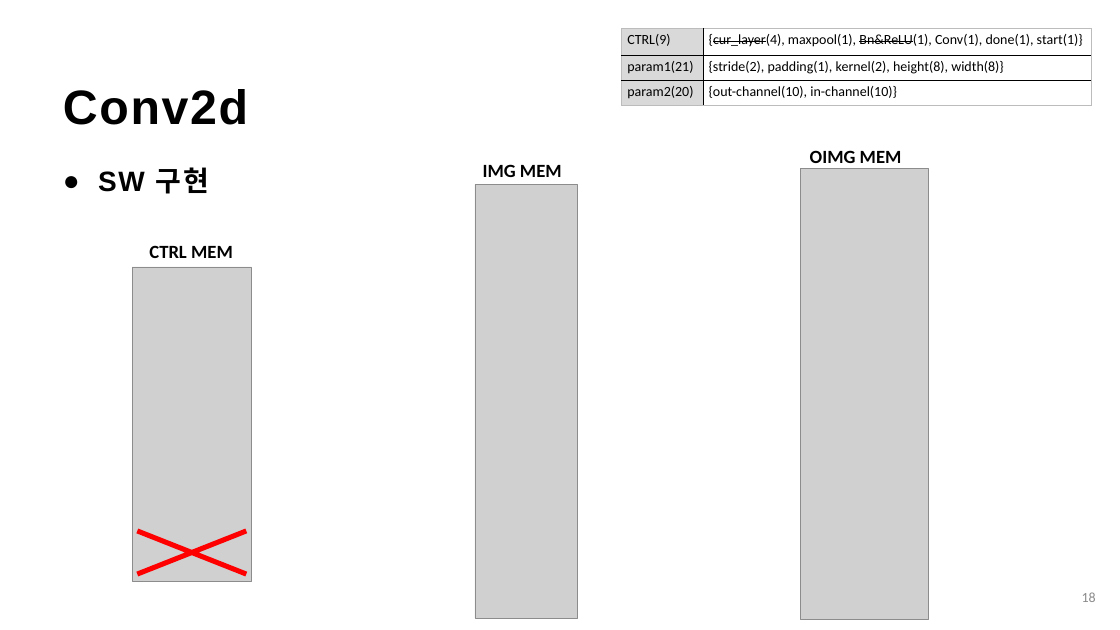
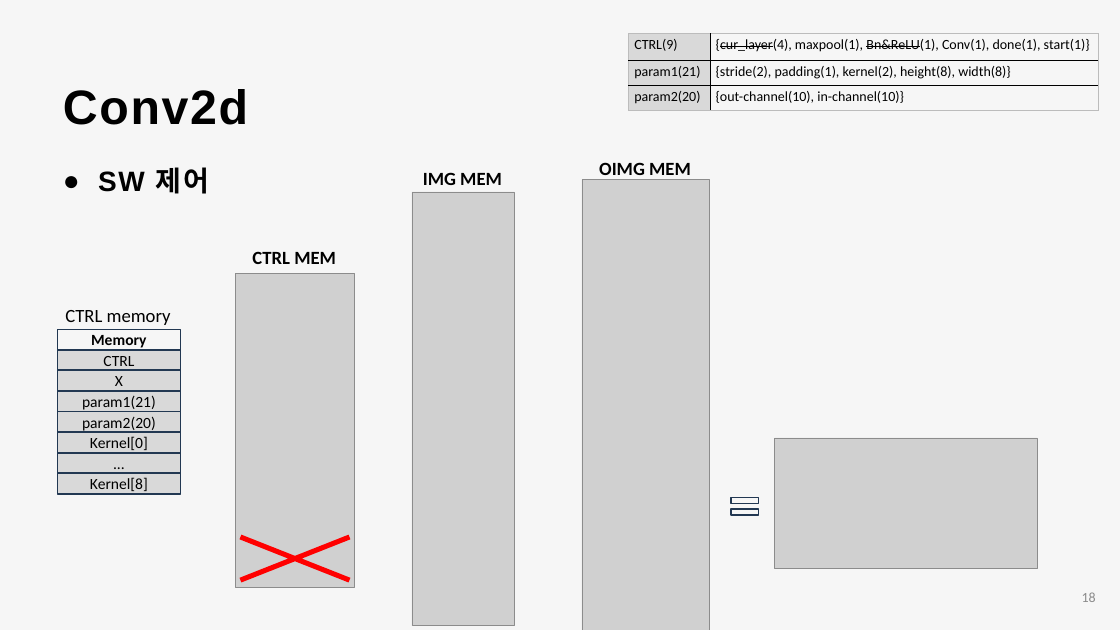
Before and after one commit to Kkumteulyi/2024-CapStone, a slide deck: slide 18 of 캡스톤_(정윤혁,차동근)_1208.pptx. Drawn at 1120x630 pixels with LibreOffice and Linux fonts; fonts in the diff are those of the drawing; grey boxes stand for pictures. Boxes give left, top, right and bottom in pixels: in the first picture for what was removed or moved away, otherwise in the second. Text is boxed around its words. In the diff, an @@ line names an element or a change of style, - is before the commit and + after.

```diff
--- a/캡스톤_(정윤혁,차동근)_1208.pptx
+++ b/캡스톤_(정윤혁,차동근)_1208.pptx
@@ background #FFFFFF to #F6F6F6 @@
@@ table: place and size @@
-table at box(622, 28, 1091, 105)
+table at box(629, 34, 1098, 111)
@@ text at box(98, 167, 209, 194): text changed @@
-● SW 구현
+● SW 제어
@@ text "IMG MEM": place and size @@
-text "IMG MEM" at box(483, 164, 562, 177)
+text "IMG MEM" at box(423, 172, 502, 185)
@@ text "OIMG MEM" rewrapped from box(810, 150, 902, 163) to box(599, 162, 691, 180) @@
@@ picture: place and size @@
-picture at box(475, 184, 577, 618)
+picture at box(412, 192, 514, 626)
@@ picture: place and size @@
-picture at box(801, 169, 928, 619)
+picture at box(582, 180, 709, 630)
@@ group added at box(57, 310, 181, 494): 8 rectangles, 1 text @@
+CTRL
+CTRL memory
+X
+param1(21)
+param2(20)
+Kernel[0]
+...
+Kernel[8]
+Memory
@@ picture added at box(774, 438, 1037, 568) @@
@@ math equal added at box(726, 483, 764, 529), outline #233953 2 pt @@
@@ 1 picture, 1 text, 1 cross: place and size @@
-1 picture, 1 text, 1 cross at box(87, 245, 297, 594)
+1 picture, 1 text, 1 cross at box(190, 251, 400, 600)
```
Also in this commit, not shown: 9 other slides changed.
